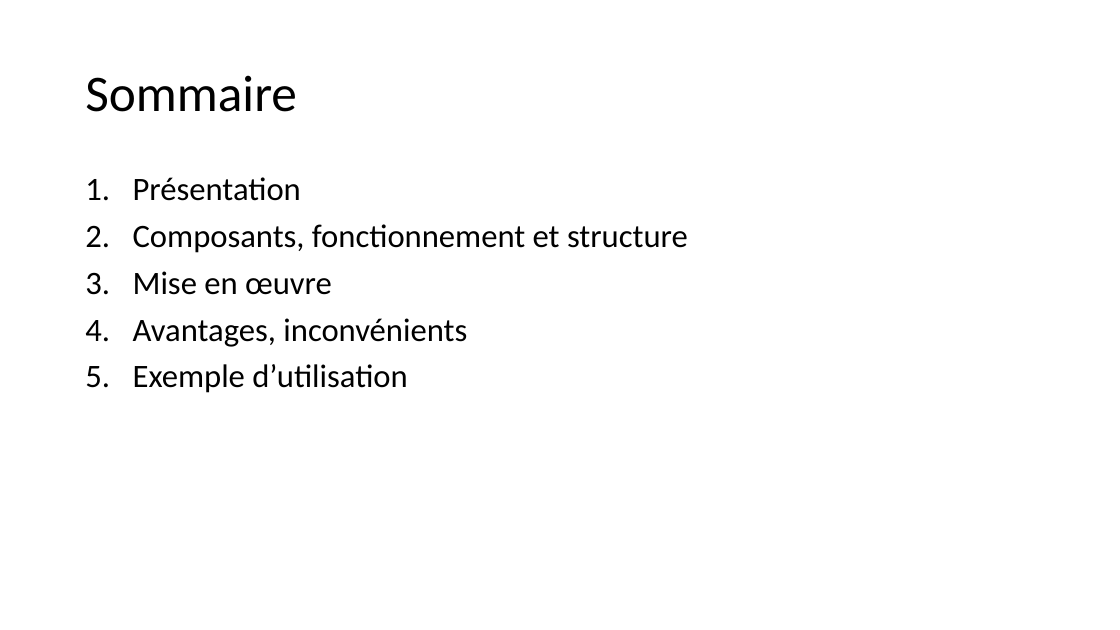
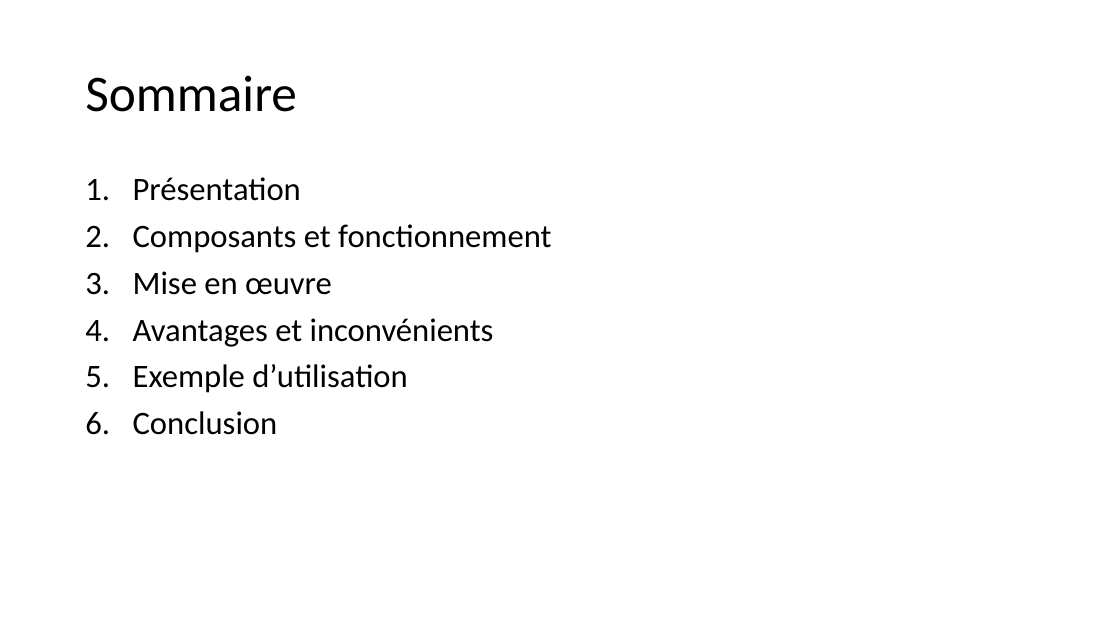
Before and after one commit to D-CRAVO/FORMATION-CDA-2210, a slide deck: slide 2 of 106_DesignPattern/Cours/Observateur/Observateur.pptx. Drawn at 1120x630 pixels with LibreOffice and Linux fonts; fonts in the diff are those of the drawing. Boxes give left, top, right and bottom in pixels: in the first picture for what was removed or moved away, otherwise in the second. Text is boxed around its words. In the diff, an @@ line names an element or a change of style, - is before the commit and + after.

```diff
--- a/106_DesignPattern/Cours/Observateur/Observateur.pptx
+++ b/106_DesignPattern/Cours/Observateur/Observateur.pptx
@@ text at [133,224,551,253]: text changed @@
-2. Composants, fonctionnement et structure
+2. Composants et fonctionnement
@@ text at [133,318,494,347]: text changed @@
-4. Avantages, inconvénients
+4. Avantages et inconvénients
@@ text at [133,411,278,435]: paragraph added @@
+6. Conclusion
```
Also in this commit, not shown: 4 other slides changed, 18 slides added, 3 slides removed, 32 other files.
